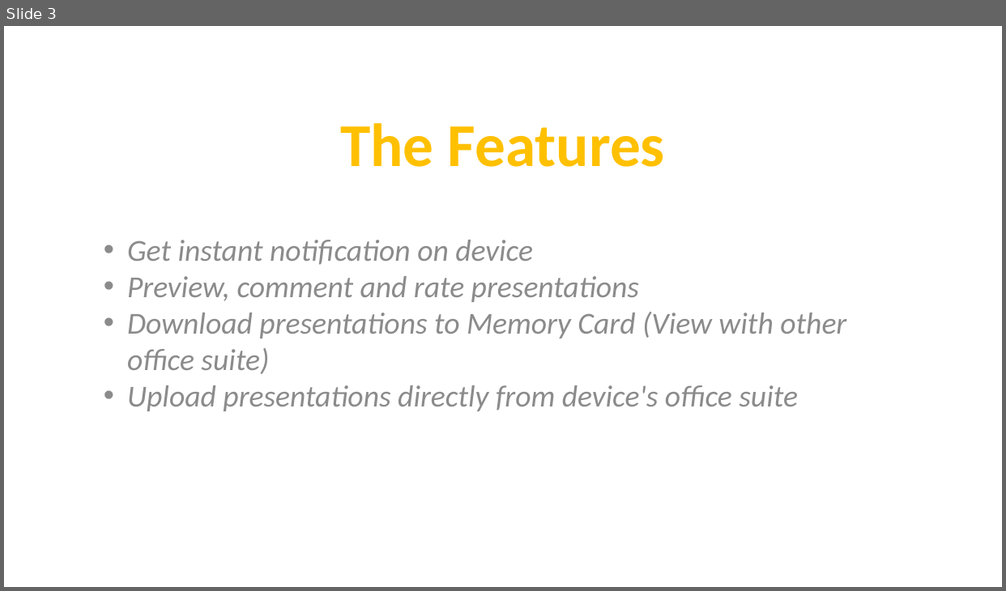
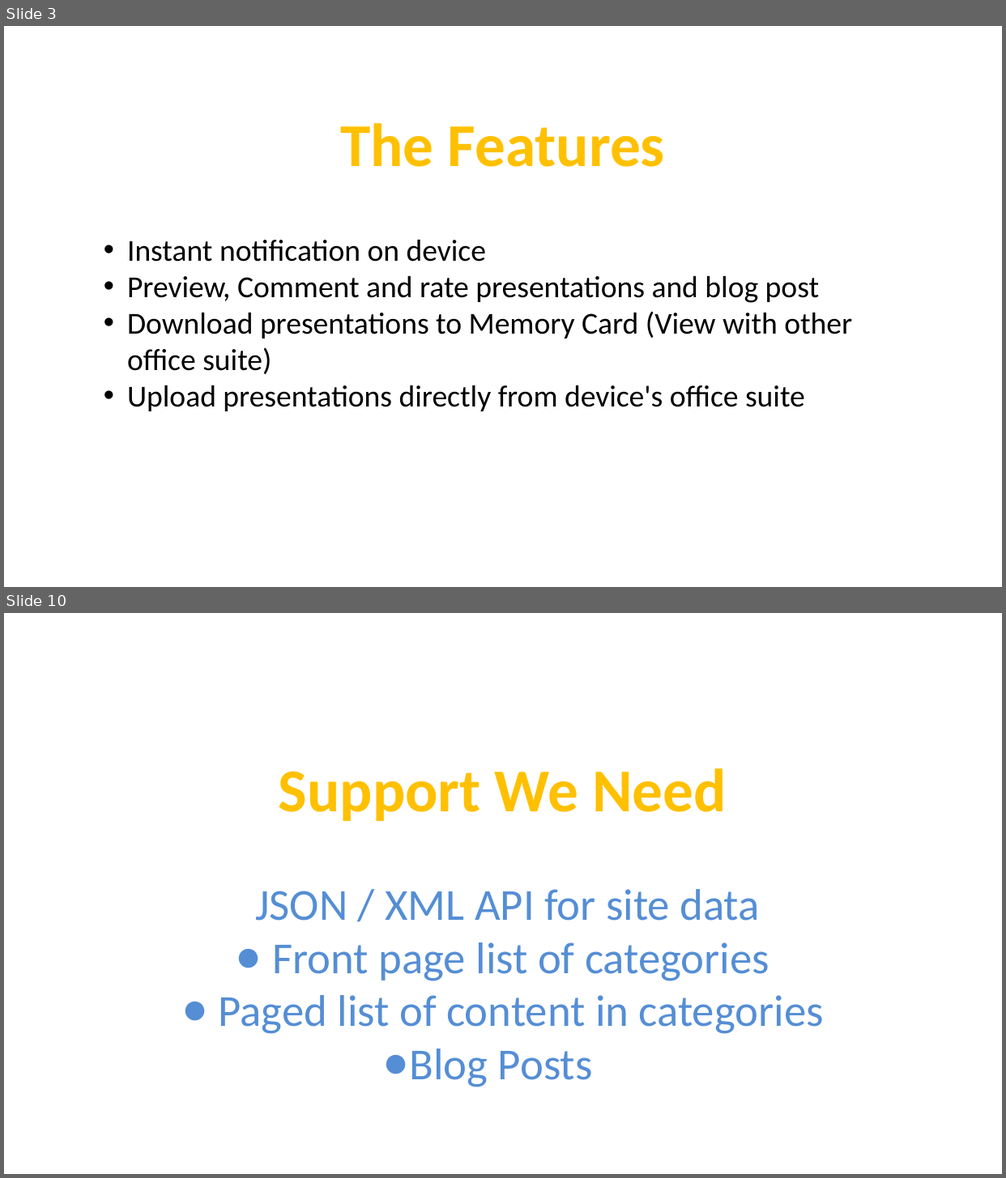
Before and after one commit to ServiceInnovationCamp/Group4, a slide deck: 4-ShikkhokBatayon.pptx. Shown one above the other, each under a label of ours: slide 3 before the commit, slides 3 and 10 after it; the slides between them are not shown. The pictures are 1006x591 and 1006x1178 pixels, drawn with LibreOffice and Linux fonts; fonts in the diff are those of the drawing; background and template pictures are left out. Boxes give left, top, right and bottom in pixels: in the first picture for what was removed or moved away, otherwise in the second. Text is boxed around its words. In the diff, an @@ line names an element or a change of style, - is before the commit and + after.

```diff
--- a/4-ShikkhokBatayon.pptx
+++ b/4-ShikkhokBatayon.pptx
@@ slide 10 added at box(4, 613, 1002, 1174), background #FFFFFF @@
@@ text added at box(279, 769, 727, 821), 44 pt, text #FFC000, bold @@
+Support We Need
@@ text added at box(219, 889, 824, 1088), 32 pt, text #558ED5 @@
+JSON / XML API for site data
+● Front page list of categories
+● Paged list of content in categories
+● Blog Posts
@@ slide 3 changed as well @@
@@ text at box(127, 240, 819, 303): text changed; text colour #8B8B8B to #000000; italic off @@
-• Get instant notification on device
-• Preview, comment and rate presentations
+• Instant notification on device
+• Preview, Comment and rate presentations and blog post
@@ text at box(127, 311, 852, 412): text colour #8B8B8B to #000000, italic off in "Download presentations to Memory Card (View with ...", "Upload presentations directly from device's office suite" @@
```
Also in this commit, not shown: 2 other slides changed, 8 other slides added, 5 slides removed, 5 other files.
